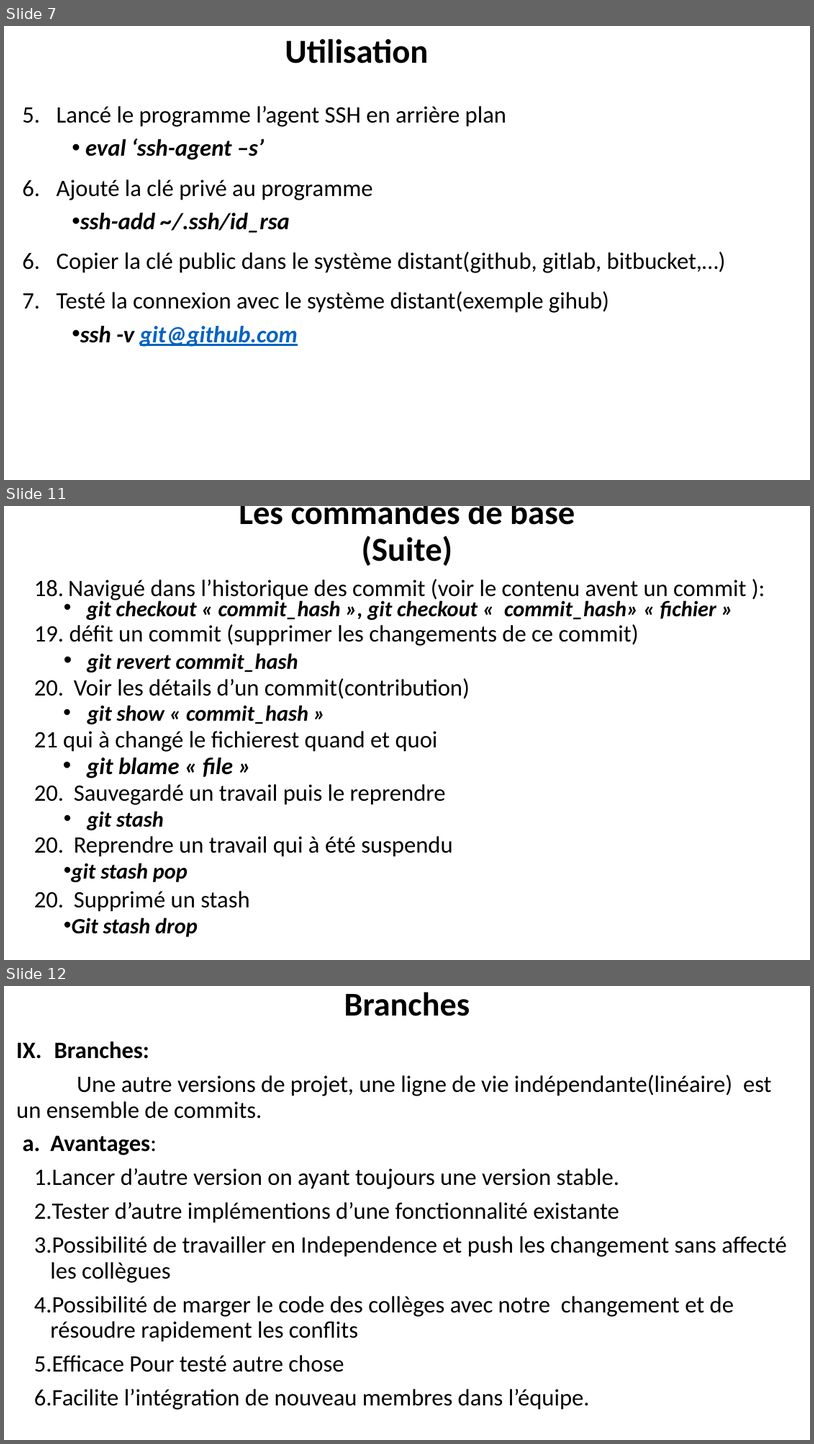
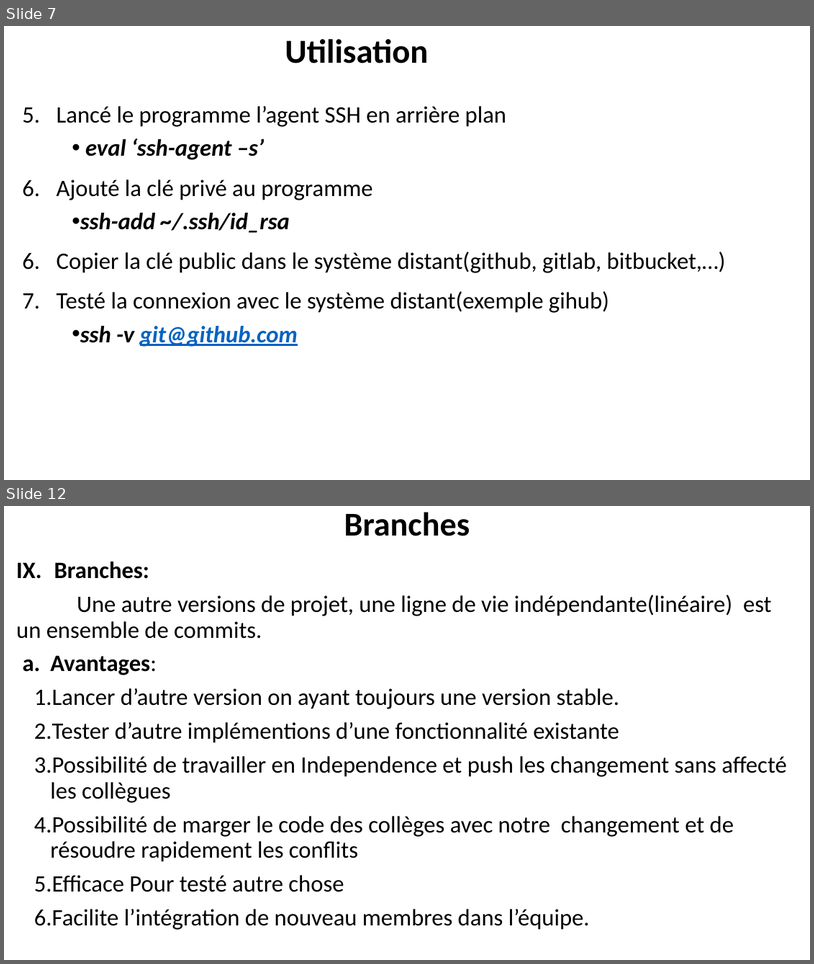
Before and after one commit to belakebiboussad/form, a slide deck: Formation Git.pptx. Shown one above the other, each under a label of ours: slides 7, 11 and 12 before the commit, slides 7 and 12 after it; the slides between them are not shown. The pictures are 814x1444 and 814x964 pixels, drawn with LibreOffice and Linux fonts; fonts in the diff are those of the drawing. Boxes give left, top, right and bottom in pixels: in the first picture for what was removed or moved away, otherwise in the second. Text is boxed around its words. In the diff, an @@ line names an element or a change of style, - is before the commit and + after.

```diff
--- a/Formation Git.pptx
+++ b/Formation Git.pptx
@@ slide 11 removed at (4, 506, 810, 960), background #FFFFFF @@
@@ title removed at (239, 506, 575, 566) @@
-Les commandes de base (Suite)
@@ text removed at (34, 579, 746, 937) @@
-  18. Navigué dans l’historique des commit (voir le contenu avent un commit ):
-  • git checkout « commit_hash », git checkout « commit_hash» « fichier »
-  19. défit un commit (supprimer les changements de ce commit)
-  • git revert commit_hash
-  20. Voir les détails d’un commit(contribution)
-  • git show « commit_hash »
-  21 qui à changé le fichierest quand et quoi
-  • git blame « file »
-  20. Sauvegardé un travail puis le reprendre
-  • git stash
-  20. Reprendre un travail qui à été suspendu
-  • git stash pop
-  20. Supprimé un stash
-  • Git stash drop
```
Also in this commit, not shown: 6 slides changed, 2 slides added, 2 other files.
